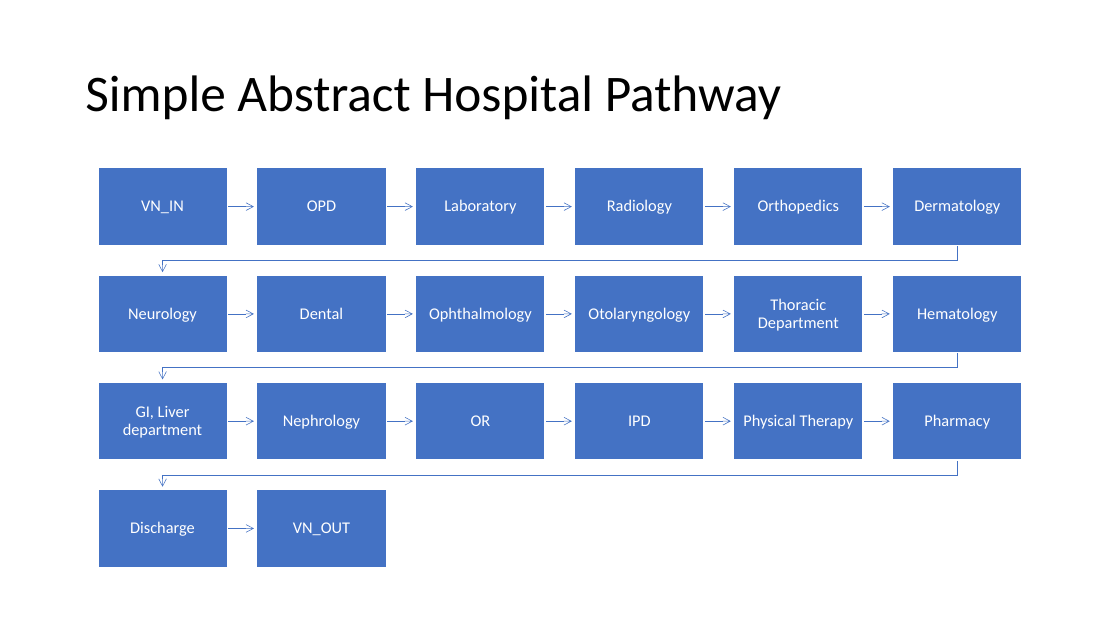
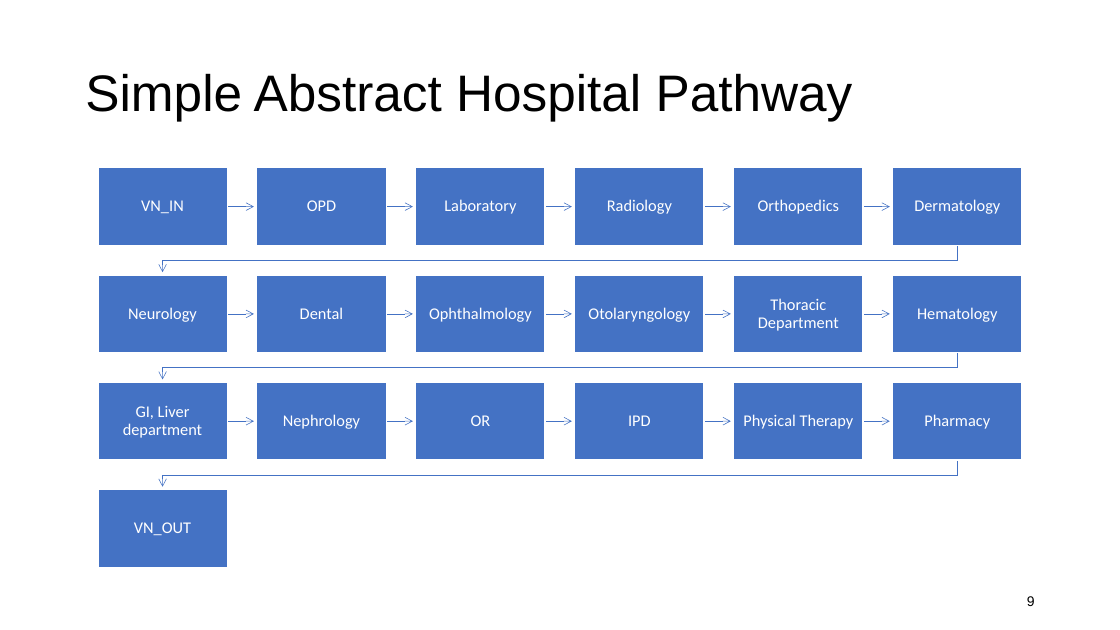
Before and after one commit to kawin7538/ds_hospital_project, a slide deck: slide 9 of memo_presentation/memo.pptx. Drawn at 1120x630 pixels with LibreOffice and Linux fonts; fonts in the diff are those of the drawing. Boxes give left, top, right and bottom in pixels: in the first picture for what was removed or moved away, otherwise in the second. Text is boxed around its words. In the diff, an @@ line names an element or a change of style, - is before the commit and + after.

```diff
--- a/memo_presentation/memo.pptx
+++ b/memo_presentation/memo.pptx
@@ title "Simple Abstract Hospital Pathway" at (x1=85, y1=73, x2=853, y2=121): font Calibri to Arial @@
@@ text "VN_OUT" moved from (x1=293, y1=522, x2=350, y2=535) to (x1=134, y1=522, x2=191, y2=535) @@
@@ rectangle removed at (x1=257, y1=490, x2=386, y2=567) @@
@@ text removed at (x1=130, y1=521, x2=195, y2=536) @@
-Discharge
@@ freeform shape removed at (x1=227, y1=524, x2=254, y2=533) @@
@@ page number added at (x1=1027, y1=596, x2=1035, y2=606), 12 pt, text #000000 @@
+9
```
Also in this commit, not shown: 12 other slides changed, 2 slides added, 1 slide removed, 5 other files.
